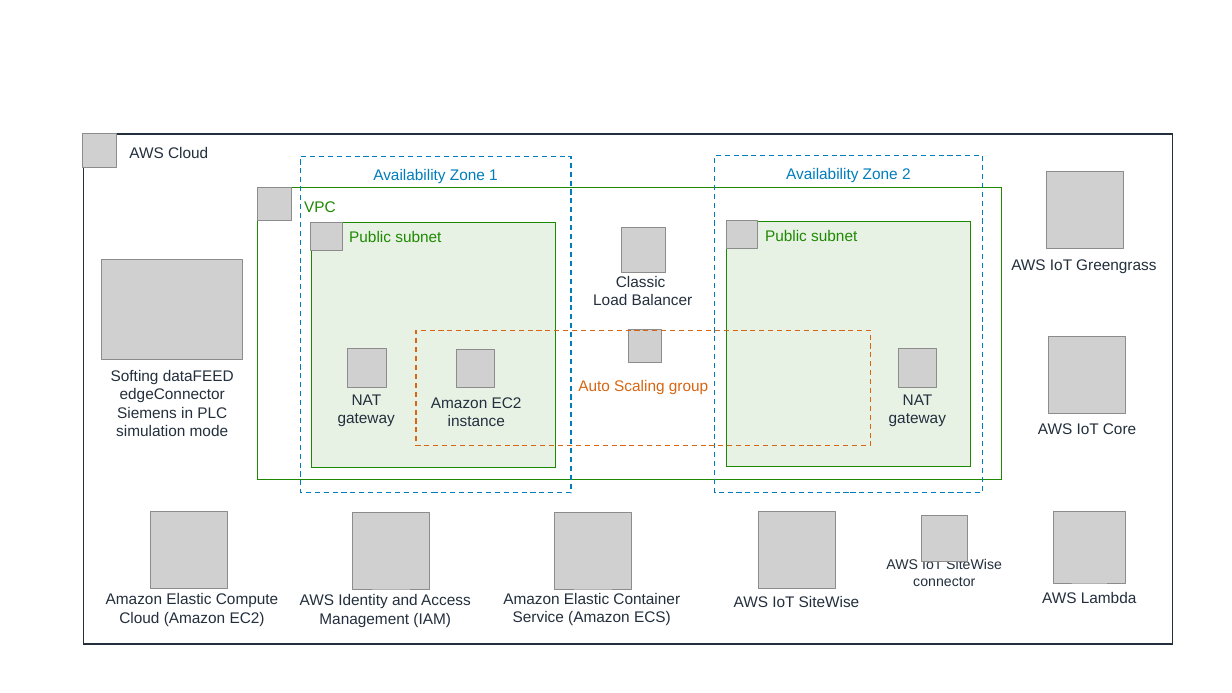
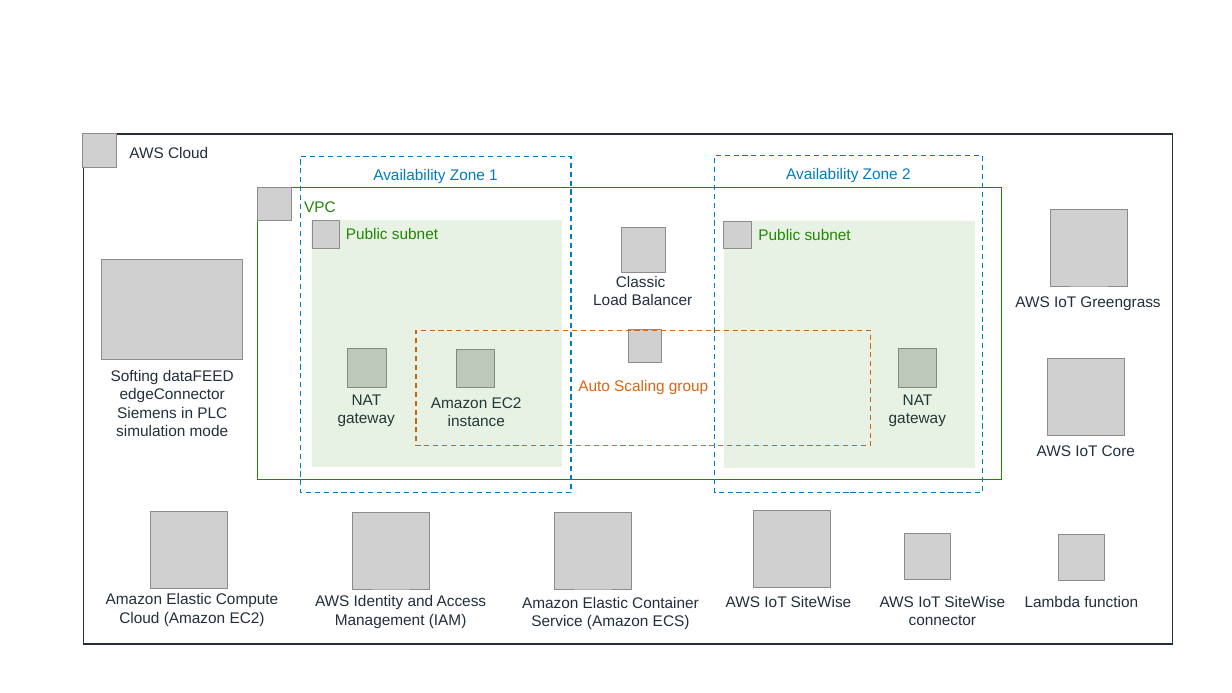
Before and after one commit to aws-quickstart/quickstart-softing-edgeconnector-siemens, a slide deck: slide 1 of docs/images/softing-edgeconnector-siemens-architecture-diagram.pptx. Drawn at 1232x693 pixels with LibreOffice and Linux fonts; fonts in the diff are those of the drawing; grey boxes stand for pictures. Boxes give left, top, right and bottom in pixels: in the first picture for what was removed or moved away, otherwise in the second. Text is boxed around its words. In the diff, an @@ line names an element or a change of style, - is before the commit and + after.

```diff
--- a/docs/images/softing-edgeconnector-siemens-architecture-diagram.pptx
+++ b/docs/images/softing-edgeconnector-siemens-architecture-diagram.pptx
@@ picture moved from (x1=1047, y1=172, x2=1124, y2=249) to (x1=1051, y1=209, x2=1128, y2=286) @@
@@ rectangle "Public subnet" at (x1=311, y1=220, x2=562, y2=468): outline #1D8900 0.5 pt to none @@
@@ rectangle "Public subnet" resized from (x1=311, y1=223, x2=555, y2=468) to (x1=311, y1=220, x2=562, y2=468) @@
@@ picture resized from (x1=726, y1=221, x2=758, y2=249) to (x1=724, y1=221, x2=751, y2=249) @@
@@ rectangle "Public subnet" resized from (x1=726, y1=222, x2=970, y2=467) to (x1=725, y1=221, x2=975, y2=469) @@
@@ rectangle "Public subnet" at (x1=725, y1=221, x2=975, y2=469): outline #1D8900 0.5 pt to none @@
@@ text "AWS IoT Greengrass" moved from (x1=1011, y1=259, x2=1156, y2=273) to (x1=1015, y1=296, x2=1160, y2=310) @@
@@ picture moved from (x1=1049, y1=336, x2=1126, y2=413) to (x1=1048, y1=359, x2=1125, y2=435) @@
@@ text "AWS IoT Core" moved from (x1=1038, y1=423, x2=1136, y2=434) to (x1=1037, y1=445, x2=1135, y2=456) @@
@@ picture moved from (x1=759, y1=512, x2=836, y2=589) to (x1=754, y1=511, x2=831, y2=588) @@
@@ picture moved from (x1=921, y1=516, x2=968, y2=562) to (x1=905, y1=533, x2=951, y2=579) @@
@@ picture removed at (x1=1054, y1=511, x2=1126, y2=583) @@
@@ picture added at (x1=1058, y1=535, x2=1104, y2=581) @@
@@ text "AWS Identity and Access Management ..." moved from (x1=300, y1=594, x2=471, y2=627) to (x1=315, y1=595, x2=487, y2=628) @@
@@ text "Amazon Elastic Container Service (Amazon ..." moved from (x1=503, y1=593, x2=680, y2=625) to (x1=522, y1=597, x2=699, y2=629) @@
@@ text "AWS IoT SiteWise" moved from (x1=734, y1=596, x2=860, y2=607) to (x1=726, y1=596, x2=852, y2=607) @@
@@ text "AWS IoT SiteWise connector" moved from (x1=886, y1=558, x2=1002, y2=586) to (x1=880, y1=596, x2=1005, y2=625) @@
@@ text "AWS IoT SiteWise connector" at (x1=880, y1=596, x2=1005, y2=625): size 11 to 12 pt @@
@@ text at (x1=1025, y1=596, x2=1138, y2=607): text changed @@
-AWS Lambda
+Lambda function
```
Also in this commit, not shown: 4 other files.
